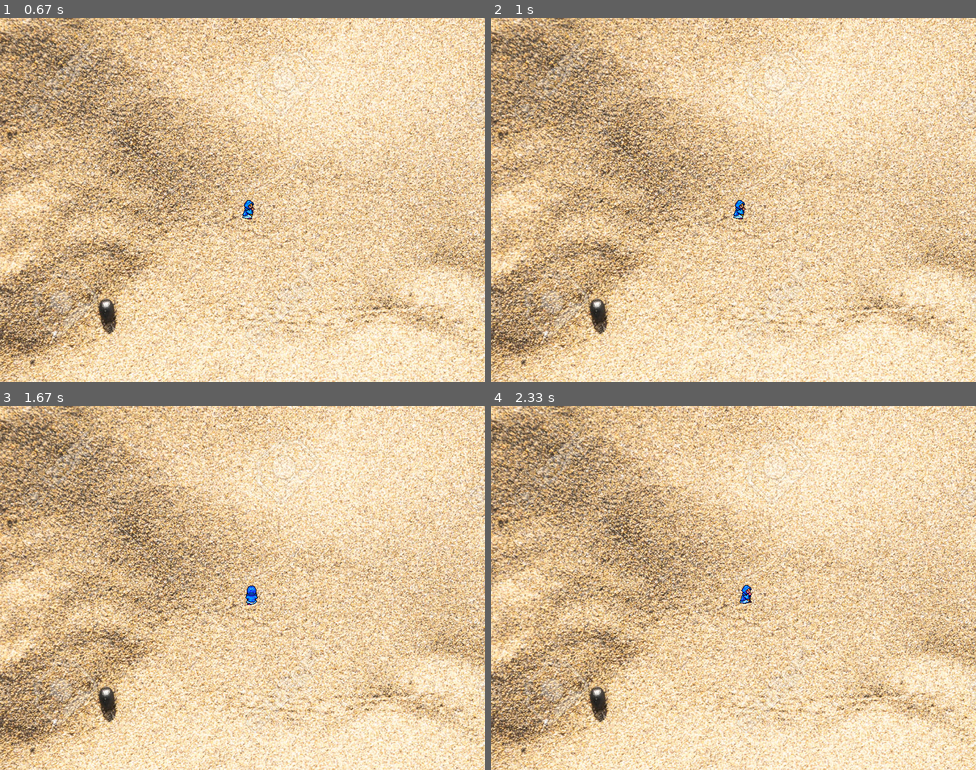
Above: before the commit, frames 1-4 (two rows, left to right).
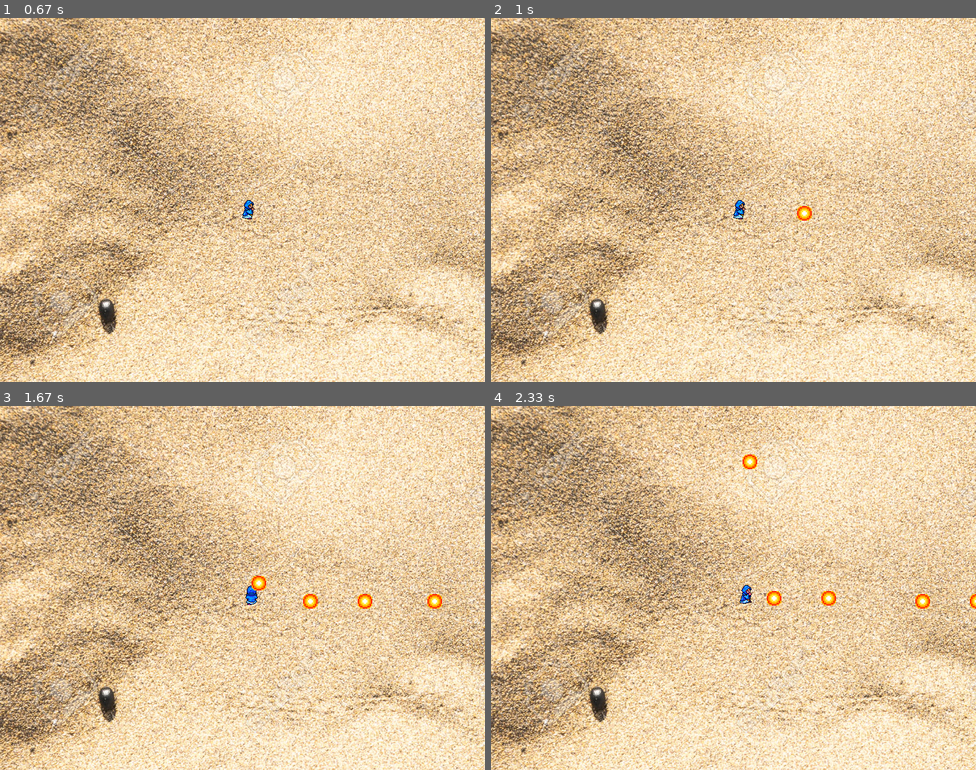
Above: after the commit, the same moments.

Repository: carolinajimenez26/zombiesgame_pygame2d
Game: pygame game, started from main.py
Two runs of this game, one before a commit and one after it. Both use one fixed random seed, a clock stepped at 60 frames per second and the inputs below. The source is Python 2; it was converted automatically to run under Python 3.
Inputs:
- Up to frame 1 (0.67 s): tap Esc at 0.33 s
- Up to frame 2 (1 s): tap Space at 0.67 s
- Up to frame 3 (1.67 s): hold D 1-1.47 s; tap Space at 1.07, 1.37, 1.57 s; hold W from 1.5 s (still down)
- Up to frame 4 (2.33 s): release W at 1.8 s; hold D 1.83-2.3 s; tap Space at 1.9, 2.2 s

Frame 1 is identical in both runs. In frame 2, 0.1% of the frame differs, in the area x 63-67%, y 51-56%; in frame 3, 0.4%; in frame 4, 0.5%, in the area x 51-100%, y 13-56%.

Commit message:
Organizados los disparos para cualquier direccion

Diff:
--- a/main.py
+++ b/main.py
@@ -131,8 +131,19 @@
         self.image = load_image(imagen,curdir,alpha=True)
         self.rect = self.image.get_rect()
         self.velocidad=5
+        self.jugadordir=0
     def update(self):
-        self.rect.x+=self.velocidad
+        if(self.jugadordir==0):
+            self.rect.x+=self.velocidad
+        elif 1:
+            if(self.jugadordir==1):
+                self.rect.x-=self.velocidad
+            elif 1:
+                if(self.jugadordir==2):
+                    self.rect.y-=self.velocidad
+                elif 1:
+                    if(self.jugadordir==3):
+                        self.rect.y+=self.velocidad
 
 
 class Jugador(pygame.sprite.Sprite):
@@ -147,6 +158,7 @@
         self.rect = self.image.get_rect()
         self.vida = 100
         self.speed = 5
+        self.dir=0 #0 derecha , 1 izquierda, 2 arriba, 3 abajo
         self.score=0
     def chocar(self):
         self.vida-=10
@@ -254,6 +266,7 @@
     pygame.display.flip()
     reloj=pygame.time.Clock()
     terminar=False
+    disparo=False
     player_current=0
     while(not terminar):
 
@@ -267,22 +280,40 @@
             if event.type  == pygame.QUIT:
                 terminar=True
             if event.type == pygame.KEYDOWN:
+
                 if event.key == pygame.K_a:
                     player_current = (player_current+1)%len(jugador.imagei)
                     jugador.image = jugador.imagei[player_current]
                     jugador.rect.x-=jugador.speed
+                    jugador.dir=1
+
                 if event.key == pygame.K_w:
                     player_current = (player_current+1)%len(jugador.imagenar)
                     jugador.image = jugador.imagenar[player_current]
                     jugador.rect.y-=jugador.speed
+                    jugador.dir=2
+
                 if event.key == pygame.K_d:
                     player_current = (player_current+1)%len(jugador.imaged)
                     jugador.image = jugador.imaged[player_current]
                     jugador.rect.x+=jugador.speed
+                    jugador.dir=0
+
                 if event.key == pygame.K_s:
                     player_current = (player_current+1)%len(jugador.imagena)
                     jugador.image = jugador.imagena[player_current]
                     jugador.rect.y+=jugador.speed
+                    jugador.dir=3
+
+                if event.key == pygame.K_SPACE:
+                    bala = Bala('bala.png')
+                    bala.jugadordir=jugador.dir
+                    bala.rect.x=jugador.rect.x+10
+                    bala.rect.y=jugador.rect.y+10
+                    ls_balaj.add(bala)
+                    ls_todos.add(bala)
+                    disparo=True
+
                 if event.key == pygame.K_ESCAPE:
                     terminar=True
 
